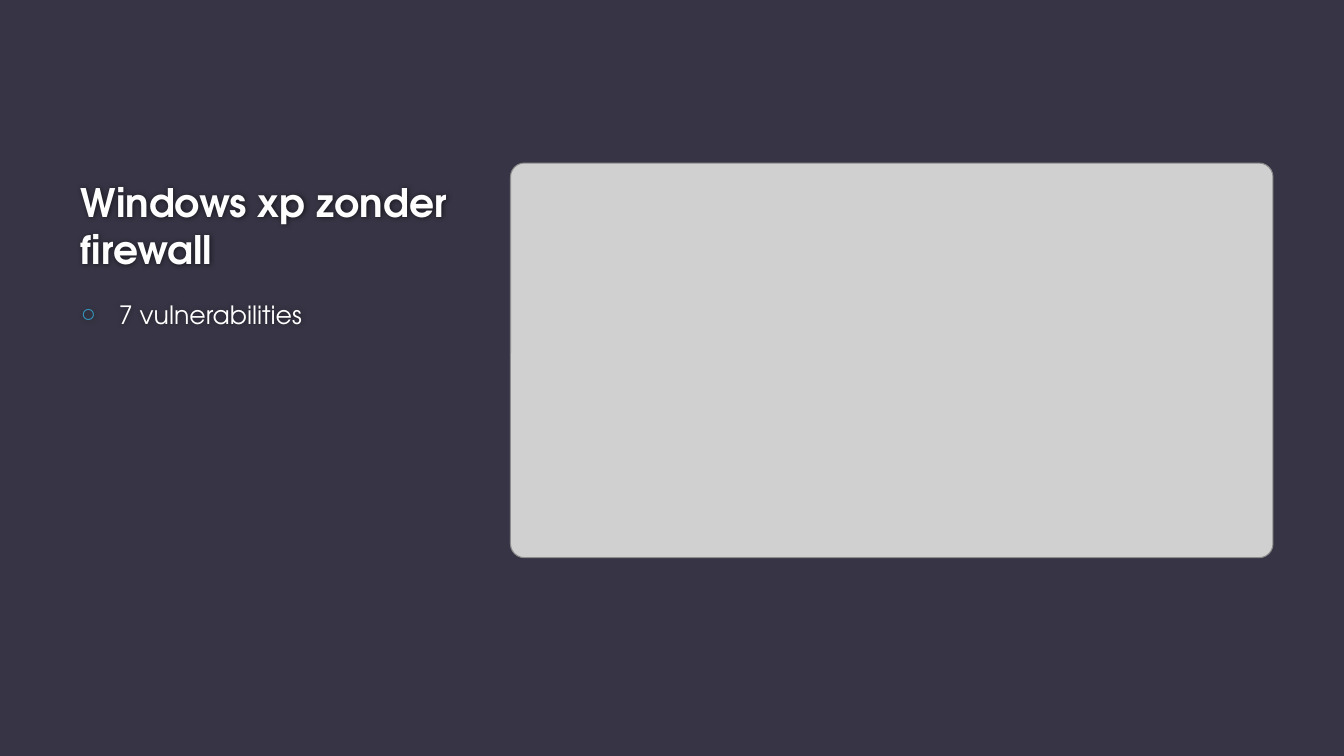
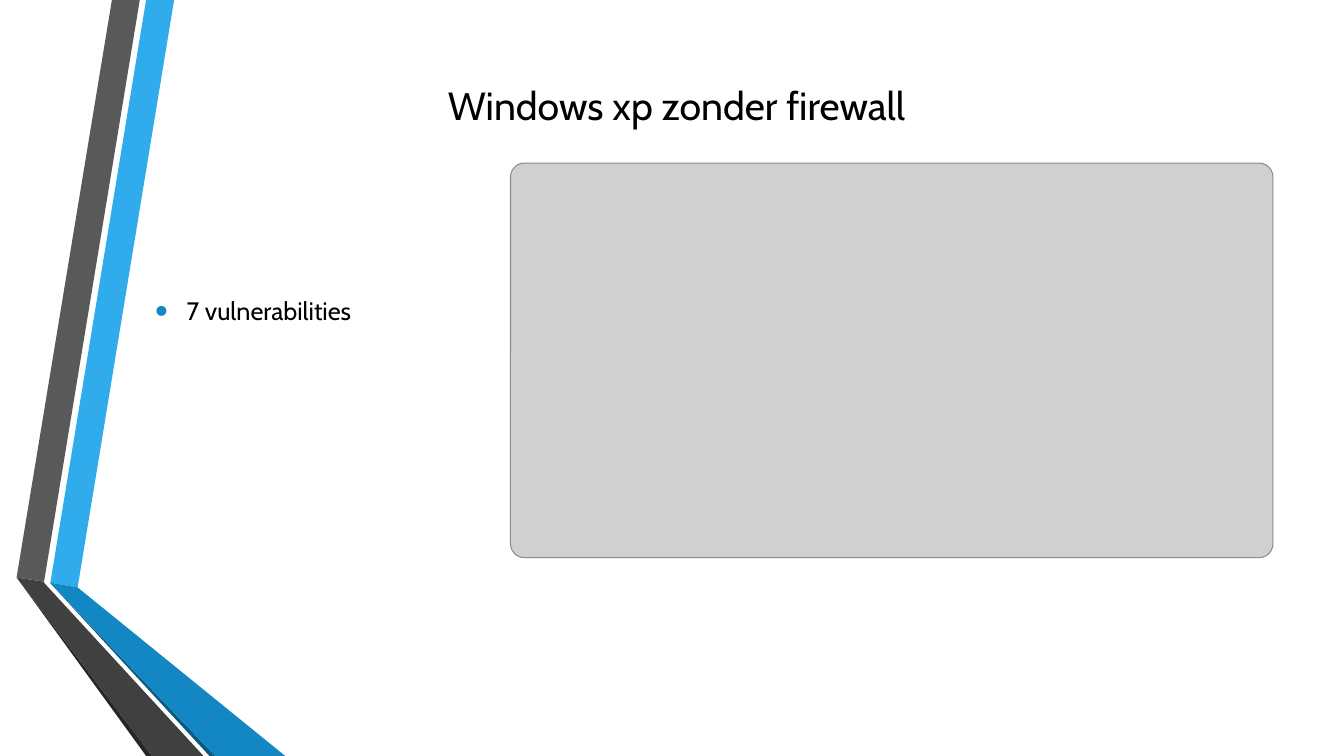
Before and after one commit to Bramelvix/Basic-Security, a slide deck: slide 5 of Opdracht BasicSecurity Systems&Networks aspect/presentatieBS.pptx. Drawn at 1344x756 pixels with LibreOffice and Linux fonts; fonts in the diff are those of the drawing; grey boxes stand for pictures; background and template pictures are left out. Boxes give left, top, right and bottom in pixels: in the first picture for what was removed or moved away, otherwise in the second. Text is boxed around its words. In the diff, an @@ line names an element or a change of style, - is before the commit and + after.

```diff
--- a/Opdracht BasicSecurity Systems&Networks aspect/presentatieBS.pptx
+++ b/Opdracht BasicSecurity Systems&Networks aspect/presentatieBS.pptx
@@ background #373545 to picture (left out) @@
@@ title "Windows xp zonder firewall" moved from (x1=81, y1=187, x2=447, y2=265) to (x1=448, y1=90, x2=905, y2=130) @@
@@ title "Windows xp zonder firewall" at (x1=448, y1=90, x2=905, y2=130): font TeX Gyre Adventor to Cabin, text colour #FEFEFE to #000000, bold off; alignment left to centre; vertical alignment bottom to middle @@
@@ text "7 vulnerabilities" moved from (x1=119, y1=305, x2=302, y2=325) to (x1=187, y1=301, x2=351, y2=321) @@
@@ text "7 vulnerabilities" at (x1=187, y1=301, x2=351, y2=321): font TeX Gyre Adventor to Cabin, text colour #FFFFFF to #000000; bullet ○ to •; bullet colour #3494BA to #1287C3 @@
@@ group added at (x1=16, y1=0, x2=285, y2=756): 6 freeform shapes @@
```
Also in this commit, not shown: 18 other slides changed, 7 other files.
